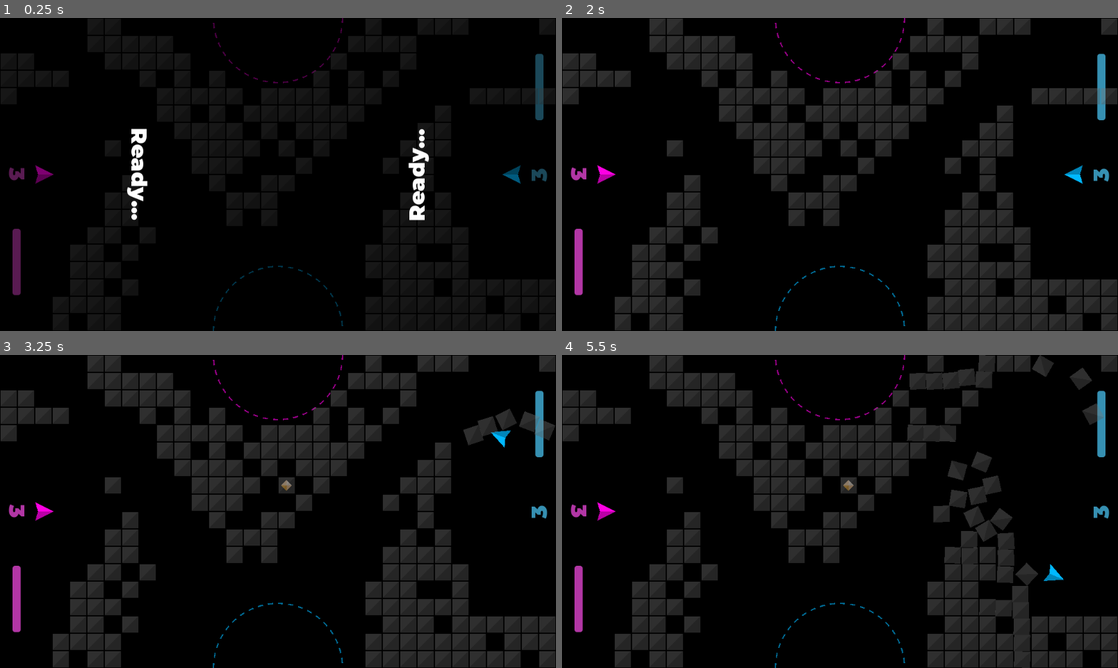
Above: before the commit, frames 1-4 (two rows, left to right).
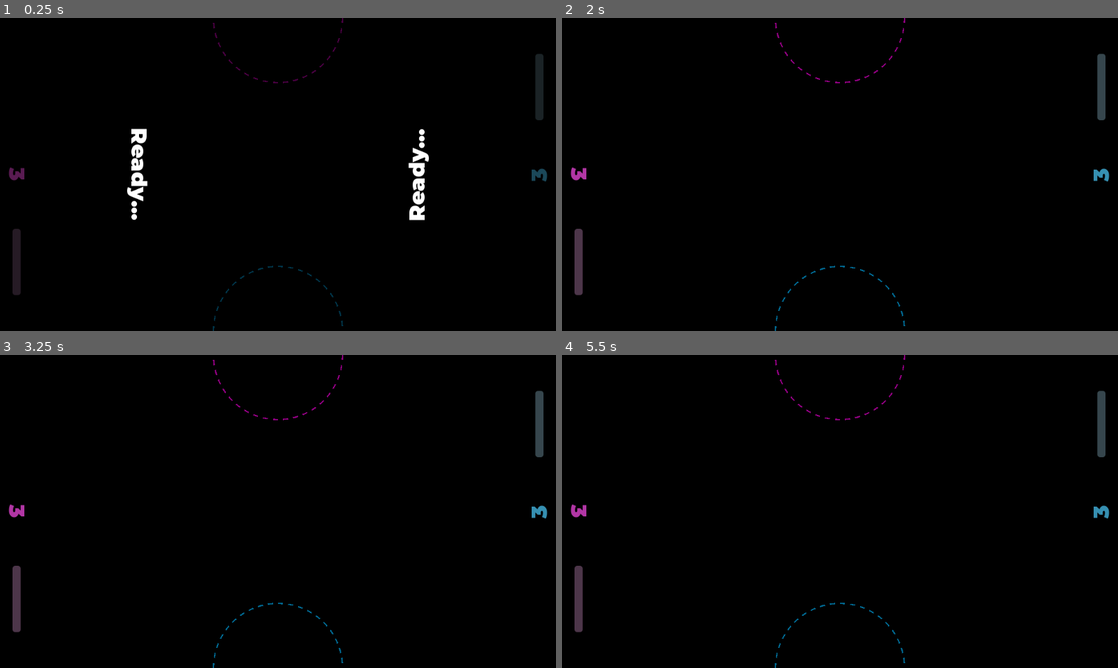
Above: after the commit, the same moments.

Repository: outrightmental/Blockbusters
Game: Godot game, scene res://scenes/play_game.tscn
Two runs of this game, one before a commit and one after it. Both use one fixed random seed, a clock stepped at 60 frames per second and the inputs below. This scene is started directly instead of the project's main scene. Sound files missing from this copy of the repository are replaced by a short silence.
Inputs:
- Up to frame 1 (0.25 s): no input
- Up to frame 2 (2 s): tap Enter (ui_accept) at 0.5, 0.77, 1.25, 1.52 s; hold Right (ui_right) 0.53-1.28 s; hold Down (ui_down) from 1.28 s (still down)
- Up to frame 3 (3.25 s): release Down (ui_down) at 2.03 s; hold Right (ui_right) 2.03-2.78 s; hold Up (ui_up) from 2.78 s (still down); tap Enter (ui_accept) at 3.02 s
- Up to frame 4 (5.5 s): release Up (ui_up) at 3.53 s; hold Left (ui_left) 3.53-5.03 s; tap Enter (ui_accept) at 3.77, 4.52 s; hold Down (ui_down) from 5.03 s (still down)

The runs differ from the first frame. In frame 1, 0.8% of the frame differs, in the area x 2-98%, y 11-89%; in frame 2, 26%; in frame 3, 26%; in frame 4, 26%, in the area x 0-100%, y 0-100%.
Error after the commit: Parse Error: Cannot find member "MOVEMENT" in base "SoundEffectSetting.SOUND_EFFECT_TYPE". (res://models/player/ship.gd:283)

Commit message:
update ship sounds wip

Diff:
--- a/global/audio_manager.gd
+++ b/global/audio_manager.gd
@@ -18,7 +18,7 @@
 
 
 ## Creates a sound effect at a specific location if the limit has not been reached. Pass [param location] for the global position of the audio effect, and [param type] for the SoundEffectSetting to be queued.
-func create_2d_audio_at_location(location: Vector2, type: SoundEffectSetting.SOUND_EFFECT_TYPE) -> void:
+func create_2d_audio_at_location(location: Vector2, type: SoundEffectSetting.SOUND_EFFECT_TYPE) -> AudioStreamPlayer2D:
 	if sound_effect_dict.has(type):
 		var sound_effect: SoundEffectSetting = sound_effect_dict[type]
 		if sound_effect.has_open_limit():
@@ -33,8 +33,10 @@
 			new_2D_audio.finished.connect(sound_effect.on_audio_finished)
 			new_2D_audio.finished.connect(new_2D_audio.queue_free)
 			new_2D_audio.play()
+			return new_2D_audio
 	else:
 		push_error("Audio Manager failed to find setting for type ", type)
+	return null
 
 
 ## Creates a sound effect if the limit has not been reached. Pass [param type] for the SoundEffectSetting to be queued.
--- a/global/audio_manager.tscn
+++ b/global/audio_manager.tscn
@@ -1,10 +1,117 @@
-[gd_scene load_steps=5 format=3 uid="uid://dr3o8o314dpy"]
+[gd_scene load_steps=39 format=3 uid="uid://dr3o8o314dpy"]
 
 [ext_resource type="Script" uid="uid://cnfqavw3bgl8b" path="res://global/audio_manager.gd" id="1_siwhy"]
 [ext_resource type="Script" uid="uid://clyakcye1nc2n" path="res://global/sound_effect_setting.gd" id="2_tnf83"]
 [ext_resource type="AudioStream" uid="uid://bsovfnatgsuio" path="res://assets/sound/projectile_fire.mp3" id="3_hjth8"]
-
-[sub_resource type="Resource" id="Resource_hd106"]
+[ext_resource type="AudioStream" uid="uid://blasyx3lo1lh2" path="res://assets/sound/block_collides_with_block.mp3" id="3_t5ogi"]
+[ext_resource type="AudioStream" uid="uid://3y3810puu1el" path="res://assets/sound/block_collides_with_block_2.mp3" id="4_6qx0k"]
+[ext_resource type="AudioStream" uid="uid://2nxoqyw5ipjk" path="res://assets/sound/game_start.mp3" id="5_c0cvf"]
+[ext_resource type="AudioStream" uid="uid://b01mbuvfpl6xx" path="res://assets/sound/player_1_ready.mp3" id="6_c3wau"]
+[ext_resource type="AudioStream" uid="uid://bxaqf4r6f52m0" path="res://assets/sound/player_2_ready.mp3" id="7_jxqnp"]
+[ext_resource type="AudioStream" uid="uid://n6wxk7gqjvmc" path="res://assets/sound/player_collects_gem.mp3" id="8_w8cx2"]
+[ext_resource type="AudioStream" uid="uid://jeumfbxc4yt" path="res://assets/sound/player_collects_gem_double.mp3" id="9_8iyg1"]
+[ext_resource type="AudioStream" uid="uid://dorsx66tkdefw" path="res://assets/sound/player_unready.mp3" id="10_52ggv"]
+[ext_resource type="AudioStream" uid="uid://2imihwkp7ciu" path="res://assets/sound/projectile_fail.mp3" id="11_o35lh"]
+[ext_resource type="AudioStream" uid="uid://bn8ken7o0sxvq" path="res://assets/sound/projectile_impact.mp3" id="13_2g12x"]
+[ext_resource type="AudioStream" uid="uid://cpo8rkd1talhg" path="res://assets/sound/ship_accelerates_1.mp3" id="14_b8dee"]
+[ext_resource type="AudioStream" uid="uid://b66qp0out4rkh" path="res://assets/sound/ship_accelerates_2.mp3" id="15_i1tjf"]
+[ext_resource type="AudioStream" uid="uid://qtjh4n1ip1j4" path="res://assets/sound/ship_collides_with_block.mp3" id="16_58qv2"]
+[ext_resource type="AudioStream" uid="uid://biahve13hdese" path="res://assets/sound/ship_collides_with_block_2.mp3" id="17_4tvw6"]
+[ext_resource type="AudioStream" uid="uid://bakaktjjxr3m4" path="res://assets/sound/ship_drifts_1.mp3" id="18_xhpsb"]
+[ext_resource type="AudioStream" uid="uid://c3l16lu0l81hq" path="res://assets/sound/ship_drifts_2.mp3" id="19_liee5"]
+[ext_resource type="AudioStream" uid="uid://cx0v13pop3iw2" path="res://assets/sound/ship_is_disabled.mp3" id="20_ixdlm"]
+
+[sub_resource type="Resource" id="Resource_8vkod"]
+script = ExtResource("2_tnf83")
+limit = 5
+type = 0
+sound_effect = ExtResource("3_t5ogi")
+volume = 0.0
+pitch_scale = 1.0
+pitch_randomness = 0.0
+metadata/_custom_type_script = "uid://clyakcye1nc2n"
+
+[sub_resource type="Resource" id="Resource_6nmt5"]
+script = ExtResource("2_tnf83")
+limit = 5
+type = 1
+sound_effect = ExtResource("4_6qx0k")
+volume = 0.0
+pitch_scale = 1.0
+pitch_randomness = 0.0
+metadata/_custom_type_script = "uid://clyakcye1nc2n"
+
+[sub_resource type="Resource" id="Resource_cji8m"]
+script = ExtResource("2_tnf83")
+limit = 5
+type = 2
+sound_effect = ExtResource("5_c0cvf")
+volume = 0.0
+pitch_scale = 1.0
+pitch_randomness = 0.0
+metadata/_custom_type_script = "uid://clyakcye1nc2n"
+
+[sub_resource type="Resource" id="Resource_kg12j"]
+script = ExtResource("2_tnf83")
+limit = 5
+type = 3
+sound_effect = ExtResource("6_c3wau")
+volume = 0.0
+pitch_scale = 1.0
+pitch_randomness = 0.0
+metadata/_custom_type_script = "uid://clyakcye1nc2n"
+
+[sub_resource type="Resource" id="Resource_clr00"]
+script = ExtResource("2_tnf83")
+limit = 5
+type = 4
+sound_effect = ExtResource("7_jxqnp")
+volume = 0.0
+pitch_scale = 1.0
+pitch_randomness = 0.0
+metadata/_custom_type_script = "uid://clyakcye1nc2n"
+
+[sub_resource type="Resource" id="Resource_e1l55"]
+script = ExtResource("2_tnf83")
+limit = 5
+type = 5
+sound_effect = ExtResource("8_w8cx2")
+volume = 0.0
+pitch_scale = 1.0
+pitch_randomness = 0.0
+metadata/_custom_type_script = "uid://clyakcye1nc2n"
+
+[sub_resource type="Resource" id="Resource_ypvv3"]
+script = ExtResource("2_tnf83")
+limit = 5
+type = 6
+sound_effect = ExtResource("9_8iyg1")
+volume = 0.0
+pitch_scale = 1.0
+pitch_randomness = 0.0
+metadata/_custom_type_script = "uid://clyakcye1nc2n"
+
+[sub_resource type="Resource" id="Resource_umsmm"]
+script = ExtResource("2_tnf83")
+limit = 5
+type = 7
+sound_effect = ExtResource("10_52ggv")
+volume = 0.0
+pitch_scale = 1.0
+pitch_randomness = 0.0
+metadata/_custom_type_script = "uid://clyakcye1nc2n"
+
+[sub_resource type="Resource" id="Resource_dw7xo"]
+script = ExtResource("2_tnf83")
+limit = 5
+type = 8
+sound_effect = ExtResource("11_o35lh")
+volume = 0.0
+pitch_scale = 1.0
+pitch_randomness = 0.0
+metadata/_custom_type_script = "uid://clyakcye1nc2n"
+
+[sub_resource type="Resource" id="Resource_61tem"]
 script = ExtResource("2_tnf83")
 limit = 5
 type = 9
@@ -14,6 +121,86 @@
 pitch_randomness = 0.0
 metadata/_custom_type_script = "uid://clyakcye1nc2n"
 
+[sub_resource type="Resource" id="Resource_crge0"]
+script = ExtResource("2_tnf83")
+limit = 5
+type = 10
+sound_effect = ExtResource("13_2g12x")
+volume = 0.0
+pitch_scale = 1.0
+pitch_randomness = 0.0
+metadata/_custom_type_script = "uid://clyakcye1nc2n"
+
+[sub_resource type="Resource" id="Resource_ba12c"]
+script = ExtResource("2_tnf83")
+limit = 5
+type = 11
+sound_effect = ExtResource("14_b8dee")
+volume = 0.0
+pitch_scale = 1.0
+pitch_randomness = 0.0
+metadata/_custom_type_script = "uid://clyakcye1nc2n"
+
+[sub_resource type="Resource" id="Resource_opv48"]
+script = ExtResource("2_tnf83")
+limit = 5
+type = 12
+sound_effect = ExtResource("15_i1tjf")
+volume = 0.0
+pitch_scale = 1.0
+pitch_randomness = 0.0
+metadata/_custom_type_script = "uid://clyakcye1nc2n"
+
+[sub_resource type="Resource" id="Resource_mvp2l"]
+script = ExtResource("2_tnf83")
+limit = 5
+type = 13
+sound_effect = ExtResource("16_58qv2")
+volume = 0.0
+pitch_scale = 1.0
+pitch_randomness = 0.0
+metadata/_custom_type_script = "uid://clyakcye1nc2n"
+
+[sub_resource type="Resource" id="Resource_7ctm0"]
+script = ExtResource("2_tnf83")
+limit = 5
+type = 14
+sound_effect = ExtResource("17_4tvw6")
+volume = 0.0
+pitch_scale = 1.0
+pitch_randomness = 0.0
+metadata/_custom_type_script = "uid://clyakcye1nc2n"
+
+[sub_resource type="Resource" id="Resource_rko57"]
+script = ExtResource("2_tnf83")
+limit = 5
+type = 15
+sound_effect = ExtResource("18_xhpsb")
+volume = 0.0
+pitch_scale = 1.0
+pitch_randomness = 0.0
+metadata/_custom_type_script = "uid://clyakcye1nc2n"
+
+[sub_resource type="Resource" id="Resource_g00k3"]
+script = ExtResource("2_tnf83")
+limit = 5
+type = 16
+sound_effect = ExtResource("19_liee5")
+volume = 0.0
+pitch_scale = 1.0
+pitch_randomness = 0.0
+metadata/_custom_type_script = "uid://clyakcye1nc2n"
+
+[sub_resource type="Resource" id="Resource_df8vg"]
+script = ExtResource("2_tnf83")
+limit = 5
+type = 17
+sound_effect = ExtResource("20_ixdlm")
+volume = 0.0
+pitch_scale = 1.0
+pitch_randomness = 0.0
+metadata/_custom_type_script = "uid://clyakcye1nc2n"
+
 [node name="AudioManager" type="Node2D"]
 script = ExtResource("1_siwhy")
-sound_effects = Array[ExtResource("2_tnf83")]([SubResource("Resource_hd106")])
+sound_effects = Array[ExtResource("2_tnf83")]([SubResource("Resource_8vkod"), SubResource("Resource_6nmt5"), SubResource("Resource_cji8m"), SubResource("Resource_kg12j"), SubResource("Resource_clr00"), SubResource("Resource_e1l55"), SubResource("Resource_ypvv3"), SubResource("Resource_umsmm"), SubResource("Resource_dw7xo"), SubResource("Resource_61tem"), SubResource("Resource_crge0"), SubResource("Resource_ba12c"), SubResource("Resource_opv48"), SubResource("Resource_mvp2l"), SubResource("Resource_7ctm0"), SubResource("Resource_rko57"), SubResource("Resource_g00k3"), SubResource("Resource_df8vg")])
--- a/global/game.gd
+++ b/global/game.gd
@@ -34,7 +34,7 @@
 	if score.has(player_num):
 		return score[player_num] > 0
 	else:
-		printerr("No score found for player_num: ", player_num)
+		push_error("No score found for player_num: ", player_num)
 		return false
 
 
--- a/global/sound_effect_setting.gd
+++ b/global/sound_effect_setting.gd
@@ -15,11 +15,11 @@
 	PROJECTILE_FAIL,
 	PROJECTILE_FIRE,
 	PROJECTILE_IMPACT,
-	SHIP_ACCELERATES,
+	SHIP_ACCELERATES_1,
 	SHIP_ACCELERATES_2,
 	SHIP_COLLIDES_WITH_BLOCK,
 	SHIP_COLLIDES_WITH_BLOCK_2,
-	SHIP_DRIFTS,
+	SHIP_DRIFTS_1,
 	SHIP_DRIFTS_2,
 	SHIP_IS_DISABLED,
 }
--- a/global/sound_manager.gd
+++ b/global/sound_manager.gd
@@ -11,10 +11,10 @@
 const projectile_fail = preload("res://assets/sound/projectile_fail.wav")
 const projectile_fire = preload("res://assets/sound/projectile_fire.wav")
 const projectile_impact = preload("res://assets/sound/projectile_impact.wav")
-const ship_accelerates = preload("res://assets/sound/ship_accelerates.wav")
+const ship_accelerates_1 = preload("res://assets/sound/ship_accelerates_1.wav")
 const ship_accelerates_2 = preload("res://assets/sound/ship_accelerates_2.wav")
 const ship_collides_with_block = preload("res://assets/sound/ship_collides_with_block.wav")
 const ship_collides_with_block_2 = preload("res://assets/sound/ship_collides_with_block_2.wav")
-const ship_drifts = preload("res://assets/sound/ship_drifts.wav")
+const ship_drifts_1 = preload("res://assets/sound/ship_drifts_1.wav")
 const ship_drifts_2 = preload("res://assets/sound/ship_drifts_2.wav")
 const ship_is_disabled = preload("res://assets/sound/ship_is_disabled.wav")
--- a/models/effect/explosion.gd
+++ b/models/effect/explosion.gd
@@ -28,7 +28,7 @@
 	if player_num in Config.PLAYER_COLORS:
 		$ParticleEmitter.color = Config.PLAYER_COLORS[player_num][0]
 	else:
-		printerr("No texture found for player_num: ", player_num)
+		push_error("No texture found for player_num: ", player_num)
 	$ParticleEmitter.emitting = true
 
 
--- a/models/player/home.gd
+++ b/models/player/home.gd
@@ -31,7 +31,7 @@
 	if player_num in Config.PLAYER_COLORS:
 		$CircleLight.material.set_shader_parameter("color", Util.color_at_alpha_ratio(Config.PLAYER_COLORS[player_num][0], COLOR_ALPHA_RATIO))
 	else:
-		printerr("No colors found for player_num: ", player_num)
+		push_error("No colors found for player_num: ", player_num)
 	pass
 
 
--- a/models/player/laser_beam.gd
+++ b/models/player/laser_beam.gd
@@ -23,7 +23,7 @@
 		line.default_color = Config.PLAYER_COLORS[player_num][0]
 		sparks.color = Config.PLAYER_COLORS[player_num][0]
 	else:
-		printerr("No texture found for player_num: ", player_num)
+		push_error("No texture found for player_num: ", player_num)
 
 
 func _process(delta: float) -> void:
--- a/models/player/laser_charge.gd
+++ b/models/player/laser_charge.gd
@@ -43,7 +43,7 @@
 		bg_style.set_corner_radius_all(CORNER_RADIUS)
 		progress_bar.set("theme_override_styles/background", bg_style)
 	else:
-		printerr("No colors found for player_num: ", player_num)
+		push_error("No colors found for player_num: ", player_num)
 	pass
 
 
--- a/models/player/projectile_explosive.gd
+++ b/models/player/projectile_explosive.gd
@@ -15,7 +15,7 @@
 		$TriangleLight.color = Config.PLAYER_COLORS[player_num][0]
 		$TriangleDark.color = Config.PLAYER_COLORS[player_num][1]
 	else:
-		printerr("No texture found for player_num: ", player_num)
+		push_error("No texture found for player_num: ", player_num)
 
 	# Connect the Collision to the on-collision function
 	connect("body_entered", _on_body_entered)
--- a/models/player/ready.gd
+++ b/models/player/ready.gd
@@ -26,7 +26,7 @@
 		if InputMap.has_action(action_name):
 			input_mapping[key] = action_name
 		else:
-			printerr("Input action not found: ", action_name)
+			push_error("Input action not found: ", action_name)
 
 
 # Set the name of the player based on player_num
@@ -40,7 +40,7 @@
 	if player_num in Config.PLAYER_COLORS:
 		$PlayerNameText.set("theme_override_colors/default_color", Util.color_at_sv_ratio(Config.PLAYER_COLORS[player_num][0], READY_COLOR_SV_RATIO if is_ready else UNREADY_COLOR_SV_RATIO))
 	else:
-		printerr("No colors found for player_num: ", player_num)
+		push_error("No colors found for player_num: ", player_num)
 	pass
 
 
--- a/models/player/score.gd
+++ b/models/player/score.gd
@@ -20,7 +20,7 @@
 	if player_num in Config.PLAYER_COLORS:
 		$Text.set("theme_override_colors/default_color",Util.color_at_sv_ratio(Config.PLAYER_COLORS[player_num][0], COLOR_SV_RATIO))
 	else:
-		printerr("No colors found for player_num: ", player_num)
+		push_error("No colors found for player_num: ", player_num)
 	pass
 
 
@@ -29,7 +29,7 @@
 	if Game.score.has(player_num):
 		$Text.set_text(str(Game.score[player_num]))
 	else:
-		printerr("No score found for player_num: ", player_num)
+		push_error("No score found for player_num: ", player_num)
 	pass
 
 
--- a/models/player/ship.gd
+++ b/models/player/ship.gd
@@ -23,10 +23,18 @@
 						 "up": Vector2(0, -1),
 						 "down": Vector2(0, 1),
 					 }
+enum ShipMovementState {
+	ACCELERATE,
+	DRIFT,
+	NONE,
+}
 # keep track of the time when the input direction was pressed
 var input_direction_start_ticks_msec: float = 0.0
 # whether the input direction is pressed
 var input_direction_pressed: bool = false
+# keep track of ship movement state and associated sounds
+var movement_state: ShipMovementState = ShipMovementState.NONE
+var movement_sound: AudioStreamPlayer2D = null
 # fixed actual angle moves towards target angle -- used for strafe/accelerate mechanic
 var target_rotation: float = 0.0
 var actual_rotation: float = 0.0
@@ -83,7 +91,7 @@
 		if InputMap.has_action(action_name):
 			input_mapping[key] = action_name
 		else:
-			printerr("Input action not found: ", action_name)
+			push_error("Input action not found: ", action_name)
 
 	# Set the sprite texture based on player_num
 	_set_colors(1.0)
@@ -105,7 +113,7 @@
 		$TriangleLight.color = Util.color_at_sv_ratio(Config.PLAYER_COLORS[player_num][0], sv_ratio)
 		$TriangleDark.color = Util.color_at_sv_ratio(Config.PLAYER_COLORS[player_num][1], sv_ratio)
 	else:
-		printerr("No colors found for player_num: ", player_num)
+		push_error("No colors found for player_num: ", player_num)
 
 
 # Called every frame. 'delta' is the elapsed time since the previous frame.
@@ -130,6 +138,9 @@
 
 	# Update the heated state
 	_update_heat(delta)
+
+	# Update the movement state audio
+	_update_movement_audio_position()
 
 
 # Process input for the ship (if not disabled)
@@ -155,6 +166,7 @@
 	# Reset input pressed state if no keys are pressed
 	if input_vector == Vector2.ZERO:
 		input_direction_pressed = false
+		_update_movement_state(ShipMovementState.NONE)
 	else:
 		# If the input vector is not zero, set the pressed state and start time
 		if not input_direction_pressed:
@@ -164,8 +176,10 @@
 		if Time.get_ticks_msec() - input_direction_start_ticks_msec < Config.PLAYER_SHIP_STRAFE_THRESHOLD_MSEC:
 			# The time elapsed is less than the strafe threshold, so we turn without applying force
 			target_rotation = input_vector.angle()
+			_update_movement_state(ShipMovementState.DRIFT)
 		else:
 			target_rotation = linear_velocity.angle()
+			_update_movement_state(ShipMovementState.ACCELERATE)
 
 	# Apply force in the direction of the input vector
 	apply_impulse(input_vector * FORCE_AMOUNT * delta)
@@ -253,6 +267,31 @@
 		heated_effect.set_visible(false)
 
 
+func _update_movement_state( state: ShipMovementState) -> void:
+	if movement_state == state:
+		return
+	movement_state = state
+	if movement_sound:
+		movement_sound.stop()
+		movement_sound = null
+	if state == ShipMovementState.ACCELERATE:
+		movement_sound = AudioManager.create_2d_audio_at_location(global_position, SoundEffectSetting.SOUND_EFFECT_TYPE.SHIP_ACCELERATES_1 if player_num == 1 else SoundEffectSetting.SOUND_EFFECT_TYPE.SHIP_ACCELERATES_2)
+	elif state == ShipMovementState.DRIFT:
+		movement_sound = AudioManager.create_2d_audio_at_location(global_position, SoundEffectSetting.SOUND_EFFECT_TYPE.SHIP_DRIFTS_1 if player_num == 1 else SoundEffectSetting.SOUND_EFFECT_TYPE.SHIP_DRIFTS_2)
+	else:
+		return
+	movement_sound.set_volume_db(AudioManager.get_volume_db(SoundEffectSetting.SOUND_EFFECT_TYPE.MOVEMENT))
+	movement_sound.set_pitch_scale(AudioManager.get_pitch_scale(SoundEffectSetting.SOUND_EFFECT_TYPE.MOVEMENT))
+	movement_sound.play()
+	_update_movement_audio_position()
+
+
+func _update_movement_audio_position() -> void:
+	if movement_sound == null:
+		return
+	movement_sound.set_global_position(global_position)
+
+
 # Called when the ship is instantiated
 func _init():
 	super._init()
--- a/scenes/play_game.gd
+++ b/scenes/play_game.gd
@@ -246,7 +246,7 @@
 			random_block.add_gem()
 			Game.spawned_gem.emit()
 	else:
-		printerr("No blocks found to spawn a gem in!")
+		push_error("No blocks found to spawn a gem in!")
 
 
 # Goto a scene, guarding against the condition that the tree has been unloaded since the calling thread arrived here
Not shown, removed: assets/sound/ship_accelerates.mp3.import
Not shown, added: assets/sound/ship_accelerates_1.mp3.import
Renamed: assets/sound/ship_drifts.mp3.import -> assets/sound/ship_drifts_1.mp3.import
Not shown, removed: design/sound/block_collides_with_block.wav.import
Not shown, removed: design/sound/block_collides_with_block_2.wav.import
Not shown, removed: design/sound/game_start.wav.import
Not shown, removed: design/sound/player_1_ready.wav.import
Not shown, removed: design/sound/player_2_ready.wav.import
Not shown, removed: design/sound/player_collects_gem.wav.import
Not shown, removed: design/sound/player_collects_gem_double.wav.import
Not shown, removed: design/sound/player_unready.wav.import
Not shown, removed: design/sound/projectile_fail.wav.import
(and 13 more such lines)
